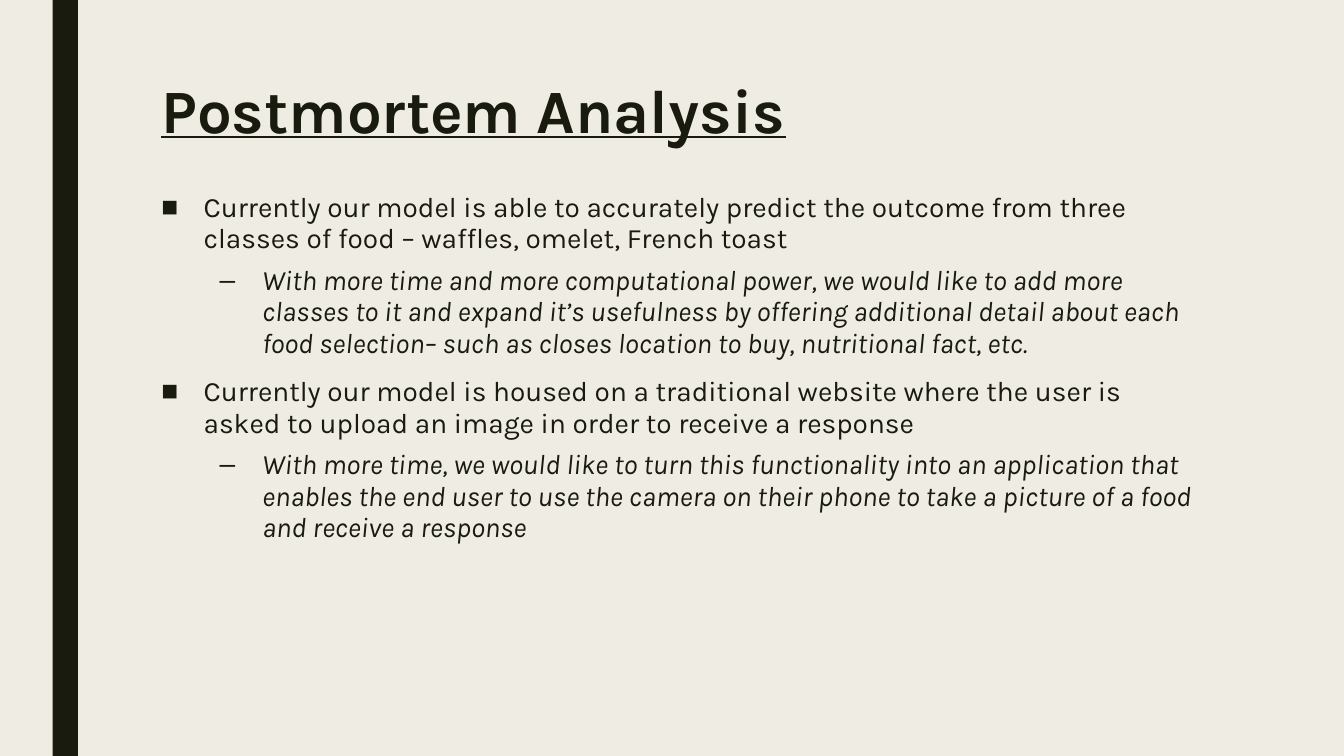
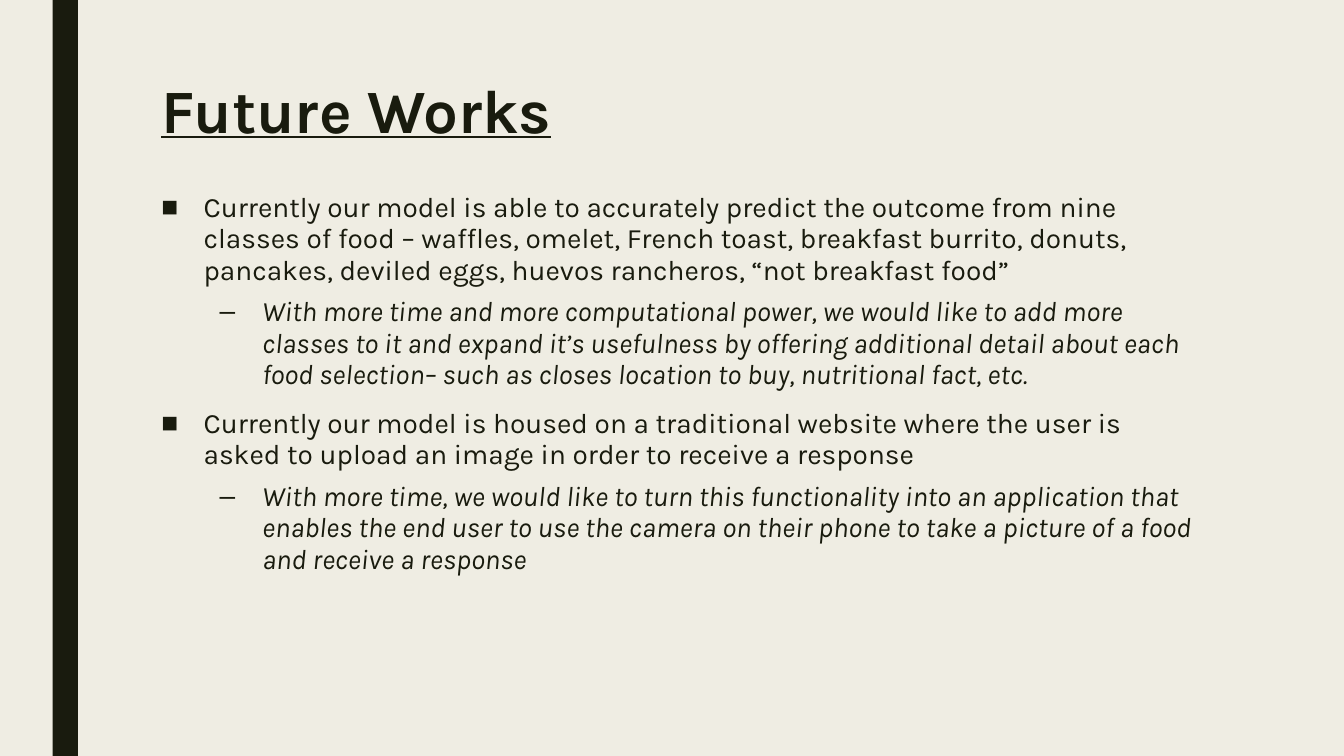
Before and after one commit to PolinaZasheva/Whats-For-Breakfast, a slide deck: slide 8 of What's Breakfast - Presentation.pptx (slide 7 before the commit). Drawn at 1344x756 pixels with LibreOffice and Linux fonts; fonts in the diff are those of the drawing. Boxes give left, top, right and bottom in pixels: in the first picture for what was removed or moved away, otherwise in the second. Text is boxed around its words. In the diff, an @@ line names an element or a change of style, - is before the commit and + after.

```diff
--- a/What's Breakfast - Presentation.pptx
+++ b/What's Breakfast - Presentation.pptx
@@ title at <box>161,90,551,138</box>: text changed @@
-Postmortem Analysis
+Future Works
@@ text at <box>204,197,1126,287</box>: text changed @@
-■ Currently our model is able to accurately predict the outcome from three classes of food – waffles, omelet, French toast
+■ Currently our model is able to accurately predict the outcome from nine classes of food – waffles, omelet, French toast, breakfast burrito, donuts, pancakes, deviled eggs, huevos rancheros, “not breakfast food”
```
Also in this commit, not shown: 2 other slides changed, 1 slide added.
